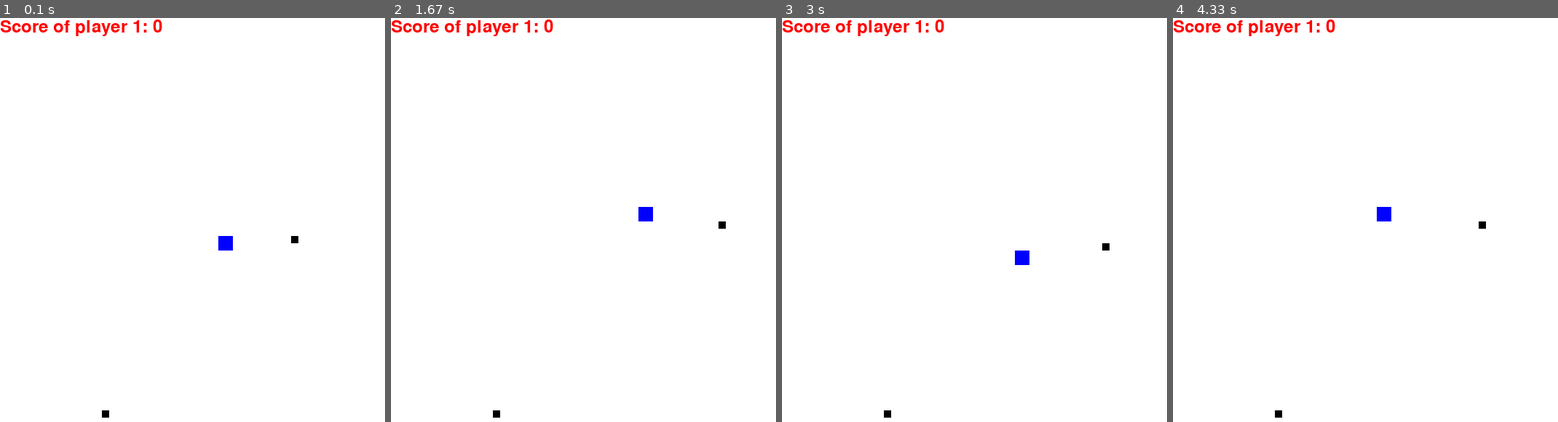
Above: before the commit, frames 1-4 (left to right).
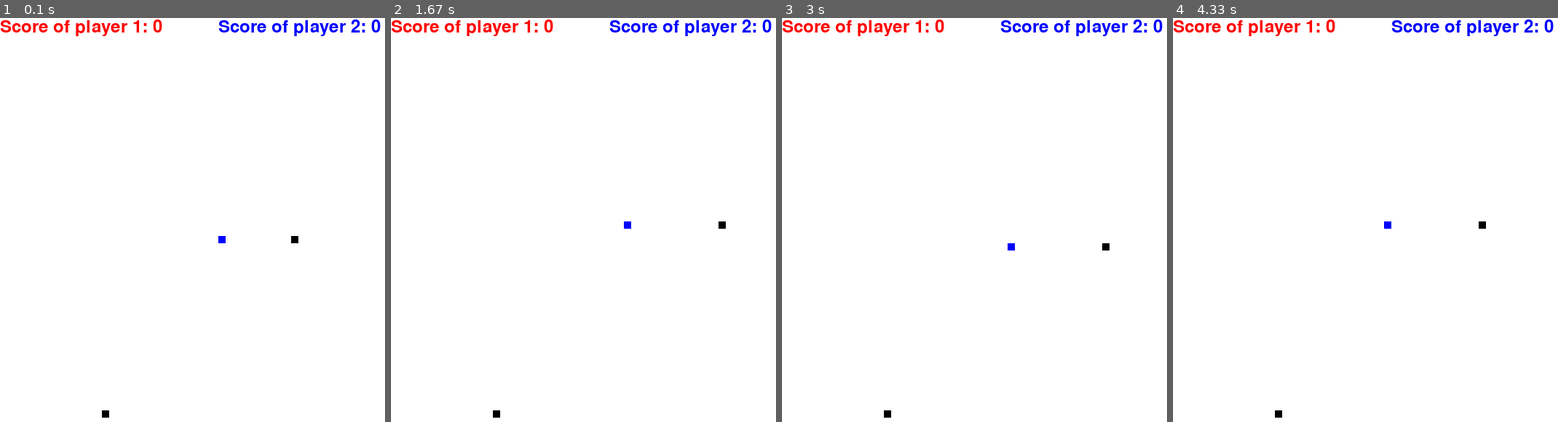
Above: after the commit, the same moments.

Repository: Nabegon/pygame
Game: pygame game, started from snake_game.py
The game is run twice, just before and just after one commit, with the same random seed, the same clock (stepped at 60 frames per second) and the same inputs.
Inputs:
- Up to frame 1 (0.1 s): no input
- Up to frame 2 (1.67 s): hold Right 0.33-0.8 s; hold Up 0.83-1.27 s; hold W 0.83-1.27 s; hold Right from 1.3 s (still down); hold D from 1.3 s (still down)
- Up to frame 3 (3 s): release Right at 1.8 s; release D at 1.8 s; hold Left 1.83-2.37 s; hold A 1.83-2.37 s; hold Down 2.4-2.95 s; hold S 2.4-2.95 s; hold Left from 2.98 s (still down); hold A from 2.98 s (still down)
- Up to frame 4 (4.33 s): release Left at 3.53 s; release A at 3.53 s; hold Up 3.57-4.12 s; hold W 3.57-4.12 s; hold Right from 4.15 s (still down); hold D from 4.15 s (still down)

The runs differ from the first frame. In frame 1, 0.7% of the frame differs, in the area x 56-99%, y 0-58%; in frame 2, 0.8%, in the area x 56-99%, y 0-53%; in frame 3, 0.8%; in frame 4, 0.8%.

Commit message:
add score system for two players

Diff:
--- a/snake_game.py
+++ b/snake_game.py
@@ -21,16 +21,18 @@
 running = True
 
 snake_block_1 = 10
-snake_block_2 = 20
+snake_block_2 = 10
 clock = pygame.time.Clock()
 snake_speed = 5
 
 font_style = pygame.font.SysFont(None, 50)
 score_font = pygame.font.SysFont("comicasansms", 35)
 
-def score(score):
-    value = score_font.render("Score of player 1: " + str(score), True, red)
-    window.blit(value, [0,0])
+def score(score_1, score_2):
+    value_1 = score_font.render("Score of player 1: " + str(score_1), True, red)
+    value_2 = score_font.render("Score of player 2: " + str(score_2), True, blue)
+    window.blit(value_1, [0,0])
+    window.blit(value_2, [300,0])
 
 def snake_as_player_1(snake_block_1, snake_list_1):
     for x in snake_list_1:
@@ -62,7 +64,8 @@
 
     snake_list_1 = []
     snake_list_2 = []
-    Length_of_snake = 1
+    Length_of_snake1 = 1
+    Length_of_snake2 = 1
 
     foodx = round(random.randrange(0, window_width - snake_block_1) / 10.0) * 10.0
     foody = round(random.randrange(0, window_width - snake_block_1) / 10.0) * 10.0
@@ -72,7 +75,7 @@
         while game_close == True:
             window.fill(white)
             message("You lost! Press Q-Quit or C-Play Again", red)
-            score(Length_of_snake - 1)
+            score(Length_of_snake1 - 1, Length_of_snake2 - 1)
             pygame.display.update()
 
             for event in pygame.event.get():
@@ -130,14 +133,14 @@
         snake_HEAD_1.append(x1)
         snake_HEAD_1.append(y1)
         snake_list_1.append(snake_HEAD_1)
-        if len(snake_list_1) > Length_of_snake:
+        if len(snake_list_1) > Length_of_snake1:
             del snake_list_1[0]
 
         snake_HEAD_2 = []
         snake_HEAD_2.append(x2)
         snake_HEAD_2.append(y2)
         snake_list_2.append(snake_HEAD_2)
-        if len(snake_list_2) > Length_of_snake:
+        if len(snake_list_2) > Length_of_snake2:
             del snake_list_2[0]
 
         for x in snake_list_1[:-1]:
@@ -147,7 +150,7 @@
         snake_as_player_1(snake_block_1, snake_list_1)
         snake_as_player_2(snake_block_2, snake_list_2)
 
-        score(Length_of_snake - 1)
+        score(Length_of_snake1 - 1, Length_of_snake2 - 1)
         # pygame.draw.rect(window, black, [x1,y1,snake_block_1,snake_block_1])
         # pygame.draw.rect(window, blue, [x1,y1,snake_block_2,snake_block_2])
         pygame.display.update()
@@ -155,10 +158,16 @@
         if x1 == foodx and y1 == foody:
             foodx = round(random.randrange(0, window_width - snake_block_1) / 10.0) * 10.0
             foody = round(random.randrange(0, window_height - snake_block_1) / 10.0) * 10.0
-            Length_of_snake += 1
+            Length_of_snake1 += 1
+            print("Yummy!!")
+
+        if x2 == foodx and y2 == foody:
+            foodx = round(random.randrange(0, window_width - snake_block_2) / 10.0) * 10.0
+            foody = round(random.randrange(0, window_height - snake_block_2) / 10.0) * 10.0
+            Length_of_snake2 += 1
             print("Yummy!!")
         # else:
-        #     if len(snake_list_1) > Length_of_snake:
+        #     if len(snake_list_1) > Length_of_snake1:
         #         del snake_list_1[0]
 
         clock.tick(snake_speed)
